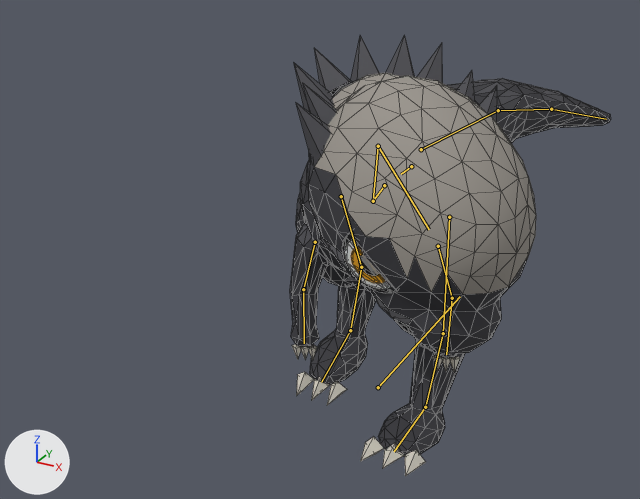
The glTF model assets/characters/ram/ram_rigged.glb: old version first, new version second.
The view is the same before and after, from a 50 mm camera at (1.18, -2.72, 1.74) aimed at (-0.22, -0.17, 0.47). Every picture has the same lights, and +X, +Y and +Z are marked at lower left. The picture after the commit comes second. Both versions are drawn at frame 13 of the action 'Attack_Hook'; the numbers are the values there. The bones that bend it are drawn over the model as lines. Mesh edges are drawn as thin lines.

The first picture shows 'Ram'.
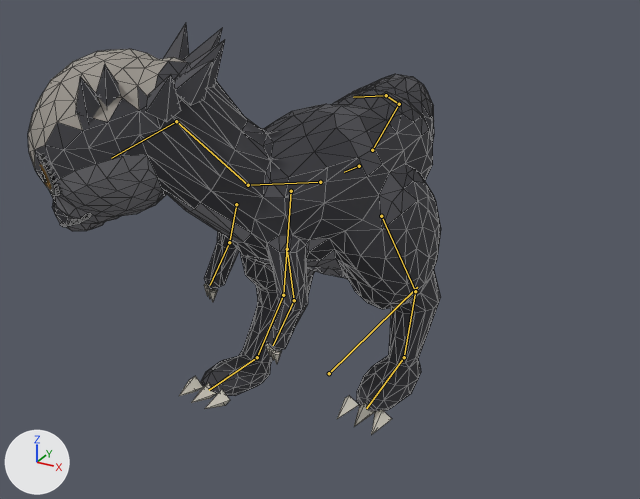
Pixel boxes [x1, y1, x2, y2] of what changed, in the pictures (640 x 499 px):
'Ram', posed (29% wider, 7% shorter): before [290, 35, 611, 476]; after [28, 23, 441, 435]
bone 'root', root to tip: before (378, 387) to (460, 296); after (329, 373) to (417, 287)
bone 'pelvis', root to tip: before (411, 166) to (401, 174); after (359, 166) to (344, 172)
bone 'spine', root to tip: before (384, 185) to (373, 201); after (320, 182) to (248, 185)
bone 'arm.L', root to tip: before (438, 246) to (452, 298); after (287, 249) to (294, 300)
bone 'arm.R', root to tip: before (315, 242) to (303, 289); after (236, 204) to (229, 242)
bone 'neck', root to tip: before (373, 201) to (378, 146); after (248, 185) to (176, 121)
bone 'head', root to tip: before (378, 146) to (429, 229); after (176, 121) to (111, 158)
bone 'tail.1', root to tip: before (421, 149) to (498, 110); after (372, 150) to (399, 104)
bone 'tail.2', root to tip: before (498, 110) to (551, 109); after (399, 104) to (386, 95)
bone 'tail.3', root to tip: before (551, 109) to (606, 119); after (386, 95) to (353, 97)
bone 'thigh.L', root to tip: before (449, 217) to (443, 333); after (381, 216) to (415, 291)
bone 'shin.L', root to tip: before (443, 333) to (425, 407); after (415, 291) to (404, 357)
bone 'thigh.R', root to tip: before (341, 196) to (361, 267); after (291, 191) to (283, 295)
bone 'shin.R', root to tip: before (361, 267) to (350, 330); after (283, 295) to (257, 357)

The change in detail:
Bone 'root' (bone_root) moves from (0.05, -0.229, 0.0) to (-0.15, -0.23, 0.0).
Bone 'pelvis' (bone_pelvis) moves from (0.0, 0.0, -0.03) to (0.0, 0.0, -0.059).
Bone 'pelvis' (bone_pelvis) turns from (0, 0, 0) to (0, 0, -10) degrees about its own x, y and z.
Bone 'spine' (bone_spine) turns from (7, 8, -16) to (8, -10, 20) degrees about its own x, y and z.
Bone 'arm.L' (bone_arm_l) turns from (18, 4, 10) to (22, 4, 12) degrees about its own x, y and z.
Bone 'arm.R' (bone_arm_r) turns from (22, -4, -12) to (18, -4, -10) degrees about its own x, y and z.
Bone 'neck' (bone_neck) turns from (5, 17, -7) to (5, -27, 12) degrees about its own x, y and z.
Bone 'head' (bone_head) turns from (-16, -11, 16) to (-23, 21, -27) degrees about its own x, y and z.
Bone 'tail.1' (bone_tail_1) turns from (0, -2, -18) to (1, 3, 22) degrees about its own x, y and z.
Bone 'tail.2' (bone_tail_2) turns from (0, 2, -14) to (-1, -3, 24) degrees about its own x, y and z.
Bone 'tail.3' (bone_tail_3) turns from (0, 2, -10) to (-1, -5, 22) degrees about its own x, y and z.
Bone 'thigh.L' (bone_thigh_l) turns from (-20, -1, 0) to (15, 1, 1) degrees about its own x, y and z.
Bone 'shin.L' (bone_shin_l) turns from (15, 0, 1) to (0, 0, 0) degrees about its own x, y and z.
Bone 'thigh.R' (bone_thigh_r) turns from (15, -1, -1) to (-20, 1, 0) degrees about its own x, y and z.
Bone 'shin.R' (bone_shin_r) turns from (0, 0, 0) to (15, 0, -1) degrees about its own x, y and z.
